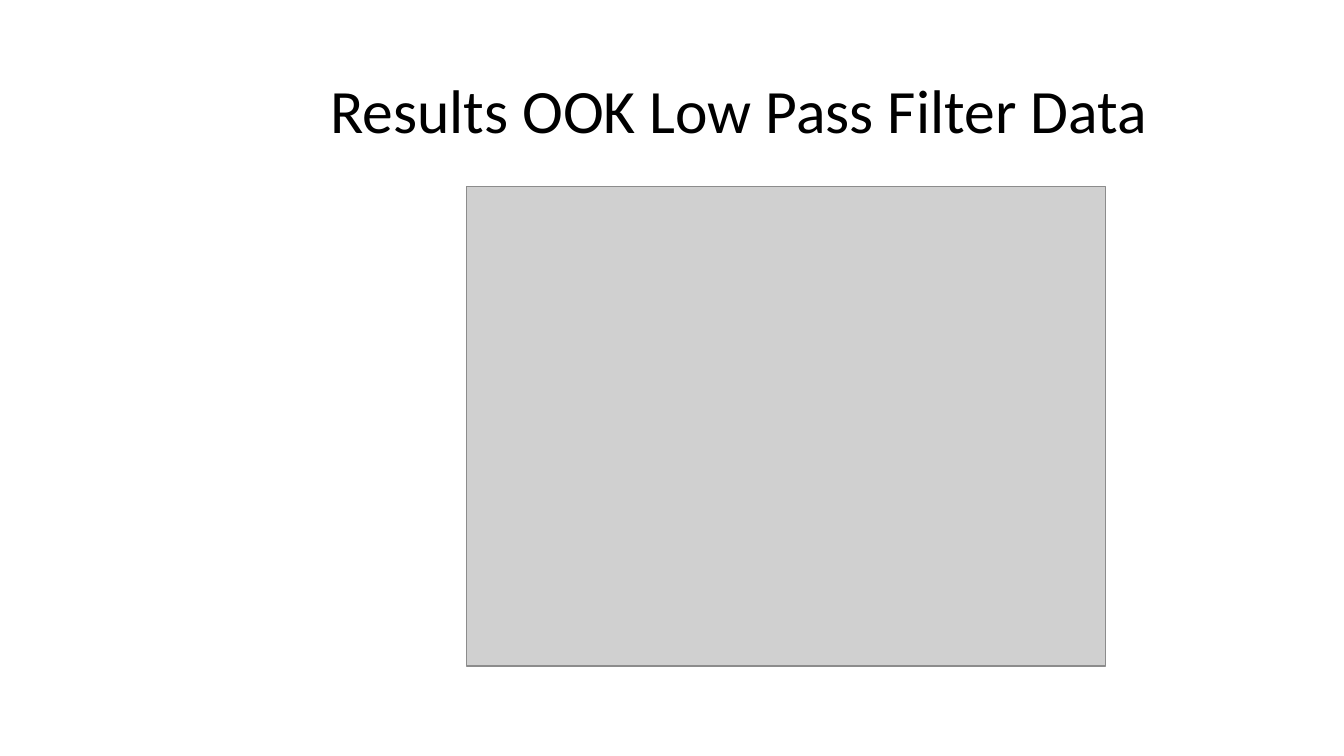
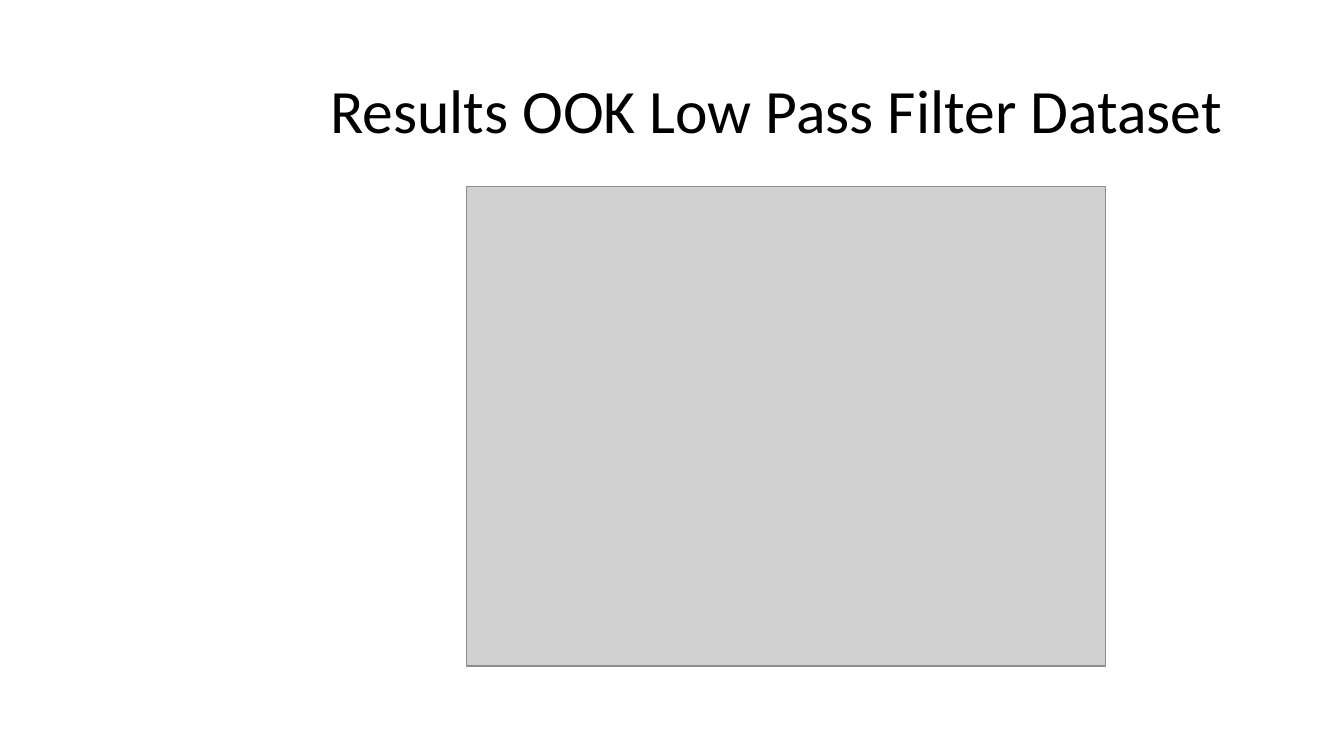
Before and after one commit to mayersjd/HardwareCNN, a slide deck: slide 19 of Presentations/ProjectPresentation_03-10-CB.pptx (slide 13 before the commit). Drawn at 1344x756 pixels with LibreOffice and Linux fonts; fonts in the diff are those of the drawing; grey boxes stand for pictures; background and template pictures are left out. Boxes give left, top, right and bottom in pixels: in the first picture for what was removed or moved away, otherwise in the second. Text is boxed around its words. In the diff, an @@ line names an element or a change of style, - is before the commit and + after.

```diff
--- a/Presentations/ProjectPresentation_03-10-CB.pptx
+++ b/Presentations/ProjectPresentation_03-10-CB.pptx
@@ title at (x1=330, y1=90, x2=1221, y2=134): text changed @@
-Results OOK Low Pass Filter Data
+Results OOK Low Pass Filter Dataset
```
Also in this commit, not shown: 8 other slides changed, 7 slides added.
